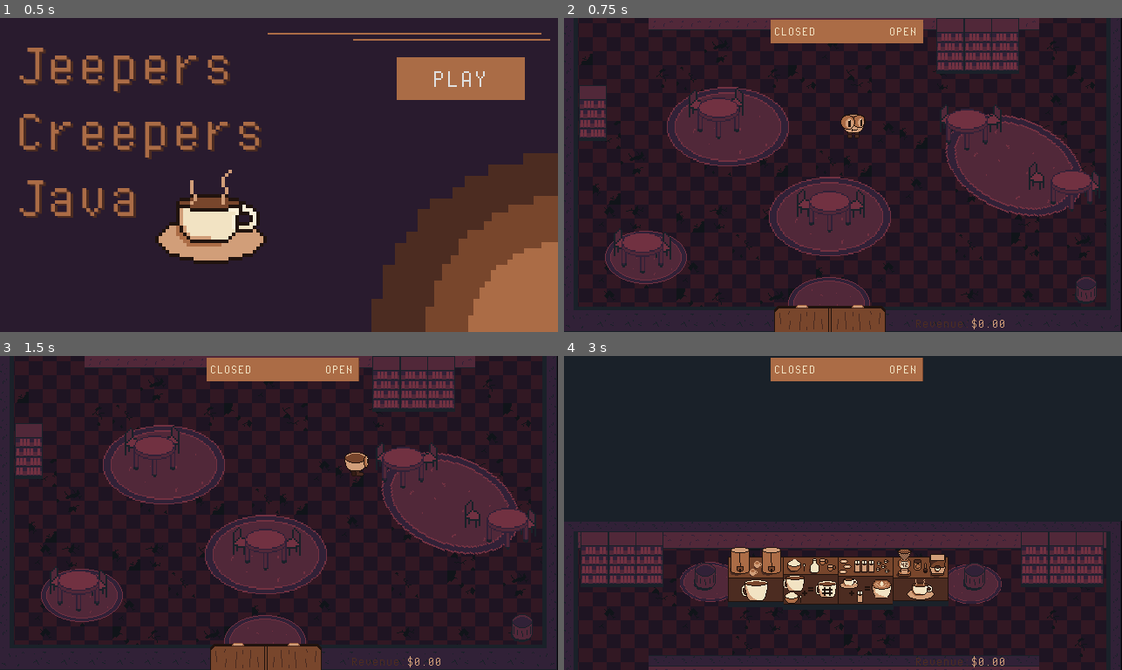
Above: before the commit, frames 1-4 (two rows, left to right).
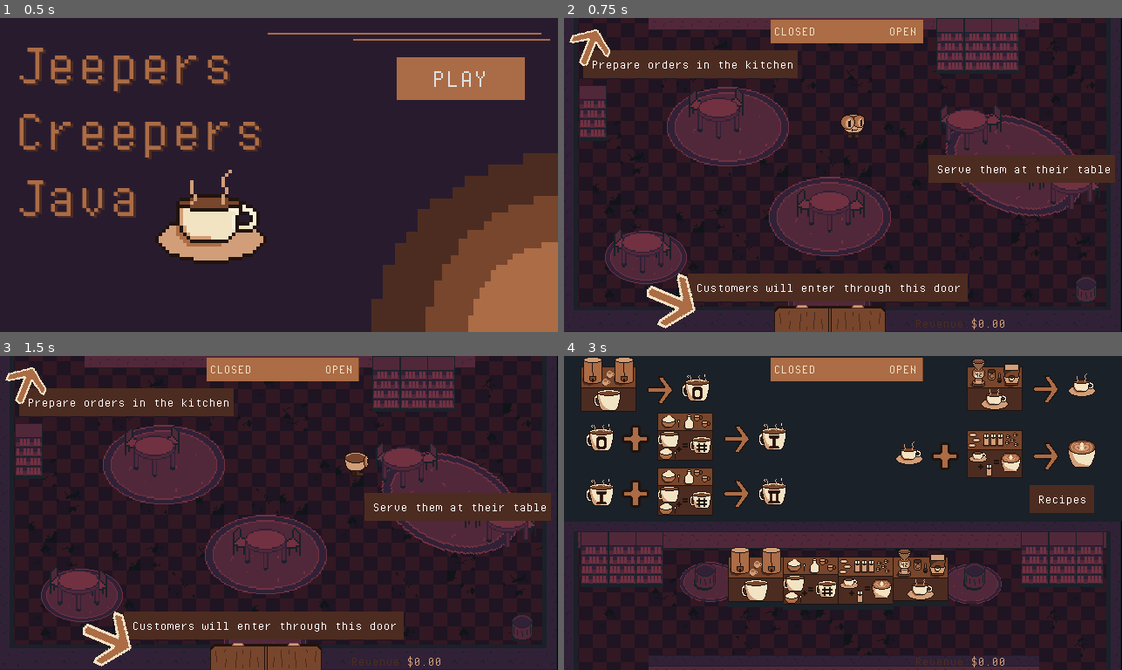
Above: after the commit, the same moments.

Repository: billbobphil/coffee-jam-2023
Game: Godot game, scene res://scenes/mainMenu.tscn
Two runs of this game, one before a commit and one after it. Both use one fixed random seed, a clock stepped at 60 frames per second and the inputs below.
Inputs (mouse positions are in pixels of both pictures, inside the frame that each line leads up to):
- Up to frame 1 (0.5 s): no input
- Up to frame 2 (0.75 s): click "PLAY" at 0.5 s
- Up to frame 3 (1.5 s): tap Enter at 1.25 s; move the mouse to (401, 497) at 1.27 s; hold D (move_right) from 1.28 s (still down); hold Space (dash) from 1.28 s (still down)
- Up to frame 4 (3 s): tap F (interact) at 1.55, 2.1 s; move the mouse to (731, 528) at 2.02 s; release D (move_right) at 2.03 s; release Space (dash) at 2.03 s; hold S (move_down) 2.03-2.78 s; tap Space (dash) at 2.3 s; move the mouse to (898, 443) at 2.77 s; hold D (move_right) from 2.78 s (still down); tap Tab (change_camera) at 2.85 s

Frame 1 is identical in both runs. In frame 2, 9.8% of the frame differs, in the area x 0-99%, y 3-99%; in frame 3, 9.8%; in frame 4, 13%, in the area x 2-96%, y 0-51%.

Commit message:
Added a bunch of laerning information

Diff:
--- a/scenes/rootScene.tscn
+++ b/scenes/rootScene.tscn
@@ -26,6 +26,18 @@
 [ext_resource type="PackedScene" uid="uid://dcebjpxascjta" path="res://scenes/garbageCan.tscn" id="14_w40hf"]
 [ext_resource type="Texture2D" uid="uid://bkkyatagy8gkp" path="res://art/door-128x32.png" id="15_di38t"]
 [ext_resource type="AudioStream" uid="uid://q655geqvg6ei" path="res://sound/cofee-shop-ambience.mp3" id="22_b4u4q"]
+[ext_resource type="Texture2D" uid="uid://cee1qwajseu4s" path="res://art/arrow-interact.png" id="27_ae12g"]
+[ext_resource type="Texture2D" uid="uid://cu55cg6jjtf7v" path="res://art/espresso-station-64x64.png" id="28_cmd8s"]
+[ext_resource type="Texture2D" uid="uid://wokusc17t2uk" path="res://art/espresso-black-32x32.png" id="29_6clkt"]
+[ext_resource type="Texture2D" uid="uid://b12kekrrevxgw" path="res://art/arrow-dont-interact.png" id="30_suoyt"]
+[ext_resource type="Texture2D" uid="uid://ba1g0ttfuwek7" path="res://art/coffee-station-64x64.png" id="31_5d4hr"]
+[ext_resource type="Texture2D" uid="uid://iw75rva31107" path="res://art/coffee-zero-32x32.png" id="32_q7fhh"]
+[ext_resource type="Texture2D" uid="uid://b4n7u40tuln4e" path="res://art/steamer-station-64x64.png" id="33_ih6tx"]
+[ext_resource type="Texture2D" uid="uid://b2ubjmfquo5e" path="res://art/latte-32x32.png" id="34_p0ymw"]
+[ext_resource type="Texture2D" uid="uid://ed25vlsl47h5" path="res://art/plus-32x32.png" id="35_a1i2f"]
+[ext_resource type="Texture2D" uid="uid://pjm7mjpbs3kn" path="res://art/sugarAndCreamStation-64x64.png" id="36_bq60s"]
+[ext_resource type="Texture2D" uid="uid://c86ddcwxuomva" path="res://art/coffee-one-32x32.png" id="37_l7vbu"]
+[ext_resource type="Texture2D" uid="uid://bww8wo41pguh4" path="res://art/coffee-two-32x32.png" id="38_00nh6"]
 
 [sub_resource type="StyleBoxFlat" id="StyleBoxFlat_do34n"]
 bg_color = Color(0.470588, 0.27451, 0.172549, 1)
@@ -45,13 +57,16 @@
 [sub_resource type="RectangleShape2D" id="RectangleShape2D_7ivl2"]
 size = Vector2(95, 65)
 
-[node name="Demo" type="Node2D"]
+[node name="Demo" type="Node2D" node_paths=PackedStringArray("tutorialTextOne", "tutorialTextTwo", "tutorialTextThree")]
 process_mode = 3
 script = ExtResource("1_84sy3")
 espressoMinigame = ExtResource("2_wq2en")
 latteMinigame = ExtResource("3_udwo0")
 sugarMinigame = ExtResource("4_enfwy")
 coffeeMinigame = ExtResource("3_fv6t8")
+tutorialTextOne = NodePath("TutorialText_One")
+tutorialTextTwo = NodePath("TutorialText_Two")
+tutorialTextThree = NodePath("TutorialText_Three")
 
 [node name="TileMap" type="TileMap" parent="."]
 modulate = Color(0.615686, 0.615686, 0.615686, 1)
@@ -405,6 +420,189 @@
 scale = Vector2(21.0625, 6.60938)
 texture = ExtResource("11_hfdru")
 
+[node name="TutorialText_One" type="Node2D" parent="."]
+position = Vector2(151, 663)
+
+[node name="Sprite2D" type="Sprite2D" parent="TutorialText_One"]
+modulate = Color(0.296875, 0.171875, 0.128906, 1)
+position = Vector2(150.5, 8)
+scale = Vector2(10.0313, 1)
+texture = ExtResource("11_hfdru")
+
+[node name="Label" type="Label" parent="TutorialText_One"]
+offset_right = 40.0
+offset_bottom = 23.0
+theme_override_fonts/font = ExtResource("2_5e2c6")
+text = "Customers will enter through this door"
+
+[node name="Sprite2D2" type="Sprite2D" parent="TutorialText_One"]
+position = Vector2(-31, 22)
+rotation = 1.96843
+texture = ExtResource("27_ae12g")
+
+[node name="TutorialText_Two" type="Node2D" parent="."]
+position = Vector2(23, 399)
+
+[node name="Sprite2D" type="Sprite2D" parent="TutorialText_Two"]
+modulate = Color(0.296875, 0.171875, 0.128906, 1)
+position = Vector2(121, 16)
+scale = Vector2(7.6875, 1)
+texture = ExtResource("11_hfdru")
+
+[node name="Label" type="Label" parent="TutorialText_Two"]
+offset_left = 8.0
+offset_top = 8.0
+offset_right = 240.0
+offset_bottom = 31.0
+theme_override_fonts/font = ExtResource("2_5e2c6")
+text = "Prepare orders in the kitchen"
+
+[node name="Sprite2D2" type="Sprite2D" parent="TutorialText_Two"]
+position = Vector2(5, -2)
+rotation = 0.382613
+scale = Vector2(0.75, 0.75)
+texture = ExtResource("27_ae12g")
+
+[node name="TutorialText_Three" type="Node2D" parent="."]
+position = Vector2(427, 527)
+
+[node name="Sprite2D" type="Sprite2D" parent="TutorialText_Three"]
+modulate = Color(0.296875, 0.171875, 0.128906, 1)
+position = Vector2(97, 8)
+scale = Vector2(6.6875, 1)
+texture = ExtResource("11_hfdru")
+
+[node name="Label" type="Label" parent="TutorialText_Three"]
+offset_right = 40.0
+offset_bottom = 23.0
+theme_override_fonts/font = ExtResource("2_5e2c6")
+text = "Serve them at their table"
+
+[node name="Recipes" type="Node2D" parent="."]
+
+[node name="Espresso" type="Node2D" parent="Recipes"]
+
+[node name="Sprite2D" type="Sprite2D" parent="Recipes/Espresso"]
+position = Vector2(493, 32)
+texture = ExtResource("28_cmd8s")
+
+[node name="Sprite2D2" type="Sprite2D" parent="Recipes/Espresso"]
+position = Vector2(593, 36)
+texture = ExtResource("29_6clkt")
+
+[node name="Sprite2D3" type="Sprite2D" parent="Recipes/Espresso"]
+position = Vector2(551, 39)
+rotation = 1.5708
+scale = Vector2(0.5, 0.5)
+texture = ExtResource("30_suoyt")
+
+[node name="Coffee" type="Node2D" parent="Recipes"]
+position = Vector2(-443, 1)
+
+[node name="Sprite2D" type="Sprite2D" parent="Recipes/Coffee"]
+position = Vector2(493, 32)
+texture = ExtResource("31_5d4hr")
+
+[node name="Sprite2D2" type="Sprite2D" parent="Recipes/Coffee"]
+position = Vector2(593, 36)
+texture = ExtResource("32_q7fhh")
+
+[node name="Sprite2D3" type="Sprite2D" parent="Recipes/Coffee"]
+position = Vector2(551, 39)
+rotation = 1.5708
+scale = Vector2(0.5, 0.5)
+texture = ExtResource("30_suoyt")
+
+[node name="Latte" type="Node2D" parent="Recipes"]
+position = Vector2(0, 77)
+
+[node name="Sprite2D" type="Sprite2D" parent="Recipes/Latte"]
+position = Vector2(493, 32)
+texture = ExtResource("33_ih6tx")
+
+[node name="Sprite2D2" type="Sprite2D" parent="Recipes/Latte"]
+position = Vector2(593, 36)
+texture = ExtResource("34_p0ymw")
+
+[node name="Sprite2D3" type="Sprite2D" parent="Recipes/Latte"]
+position = Vector2(551, 39)
+rotation = 1.5708
+scale = Vector2(0.5, 0.5)
+texture = ExtResource("30_suoyt")
+
+[node name="Sprite2D4" type="Sprite2D" parent="Recipes/Latte"]
+position = Vector2(395, 37)
+texture = ExtResource("29_6clkt")
+
+[node name="Sprite2D5" type="Sprite2D" parent="Recipes/Latte"]
+position = Vector2(436, 39)
+texture = ExtResource("35_a1i2f")
+
+[node name="SugarOne" type="Node2D" parent="Recipes"]
+position = Vector2(-355, 57)
+
+[node name="Sprite2D" type="Sprite2D" parent="Recipes/SugarOne"]
+position = Vector2(493, 32)
+texture = ExtResource("36_bq60s")
+
+[node name="Sprite2D2" type="Sprite2D" parent="Recipes/SugarOne"]
+position = Vector2(593, 36)
+texture = ExtResource("37_l7vbu")
+
+[node name="Sprite2D3" type="Sprite2D" parent="Recipes/SugarOne"]
+position = Vector2(551, 39)
+rotation = 1.5708
+scale = Vector2(0.5, 0.5)
+texture = ExtResource("30_suoyt")
+
+[node name="Sprite2D4" type="Sprite2D" parent="Recipes/SugarOne"]
+position = Vector2(395, 37)
+texture = ExtResource("32_q7fhh")
+
+[node name="Sprite2D5" type="Sprite2D" parent="Recipes/SugarOne"]
+position = Vector2(436, 39)
+texture = ExtResource("35_a1i2f")
+
+[node name="SugarTwo" type="Node2D" parent="Recipes"]
+position = Vector2(-355, 120)
+
+[node name="Sprite2D" type="Sprite2D" parent="Recipes/SugarTwo"]
+position = Vector2(493, 32)
+texture = ExtResource("36_bq60s")
+
+[node name="Sprite2D2" type="Sprite2D" parent="Recipes/SugarTwo"]
+position = Vector2(593, 36)
+texture = ExtResource("38_00nh6")
+
+[node name="Sprite2D3" type="Sprite2D" parent="Recipes/SugarTwo"]
+position = Vector2(551, 39)
+rotation = 1.5708
+scale = Vector2(0.5, 0.5)
+texture = ExtResource("30_suoyt")
+
+[node name="Sprite2D4" type="Sprite2D" parent="Recipes/SugarTwo"]
+position = Vector2(395, 37)
+texture = ExtResource("37_l7vbu")
+
+[node name="Sprite2D5" type="Sprite2D" parent="Recipes/SugarTwo"]
+position = Vector2(436, 39)
+texture = ExtResource("35_a1i2f")
+
+[node name="RecipeText" type="Node2D" parent="."]
+position = Vector2(543, 157)
+
+[node name="Sprite2D" type="Sprite2D" parent="RecipeText"]
+modulate = Color(0.296875, 0.171875, 0.128906, 1)
+position = Vector2(27, 8)
+scale = Vector2(2.3125, 1)
+texture = ExtResource("11_hfdru")
+
+[node name="Label" type="Label" parent="RecipeText"]
+offset_right = 40.0
+offset_bottom = 23.0
+theme_override_fonts/font = ExtResource("2_5e2c6")
+text = "Recipes"
+
 [connection signal="body_entered" from="Decorations/Door/Area2D" to="Decorations/Door" method="_on_area_2d_body_entered"]
 [connection signal="minigame_started" from="Stations/SugarAndCreamStation" to="." method="_on_minigame_started"]
 [connection signal="minigame_started" from="Stations/CoffeeStation" to="." method="_on_minigame_started"]
--- a/scripts/gameManager.gd
+++ b/scripts/gameManager.gd
@@ -21,6 +21,10 @@
 @export var sugarMinigame : PackedScene;
 @export var coffeeMinigame : PackedScene;
 
+@export var tutorialTextOne : Node2D;
+@export var tutorialTextTwo : Node2D;
+@export var tutorialTextThree : Node2D;
+
 var activeMiniGameReference;
 
 func _ready():
@@ -31,6 +35,11 @@
 	timeRemainingBar = get_node("HUD/TimeRemainingBar");
 	dayTimer = dayLength;
 	get_node("OrderManager").payout_triggered.connect(_on_payout_triggered);
+
+	await get_tree().create_timer(7).timeout;
+	tutorialTextOne.queue_free();
+	tutorialTextTwo.queue_free();
+	tutorialTextThree.queue_free();
 
 func _process(delta):
 	if(dayTimer > 0 && isShopOpen):
Binary file added: art/plus-32x32.png
Not shown, added: art/plus-32x32.png.import
Not shown: 1 places in scenes/rootScene.tscn that only renumber resources
